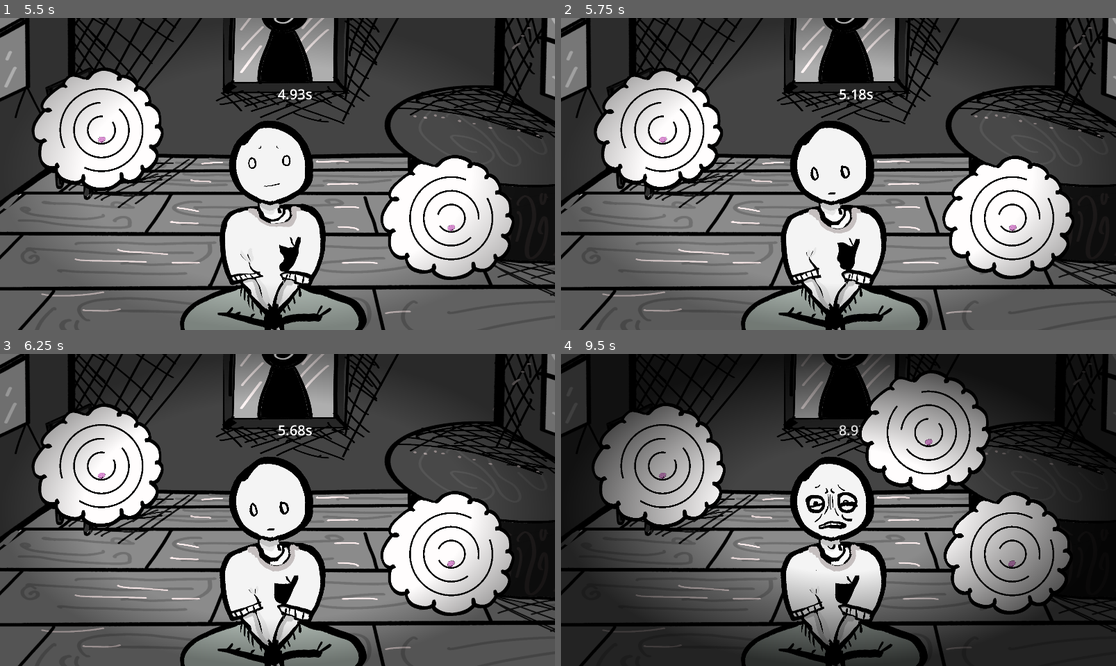
Above: before the commit, frames 1-4 (two rows, left to right).
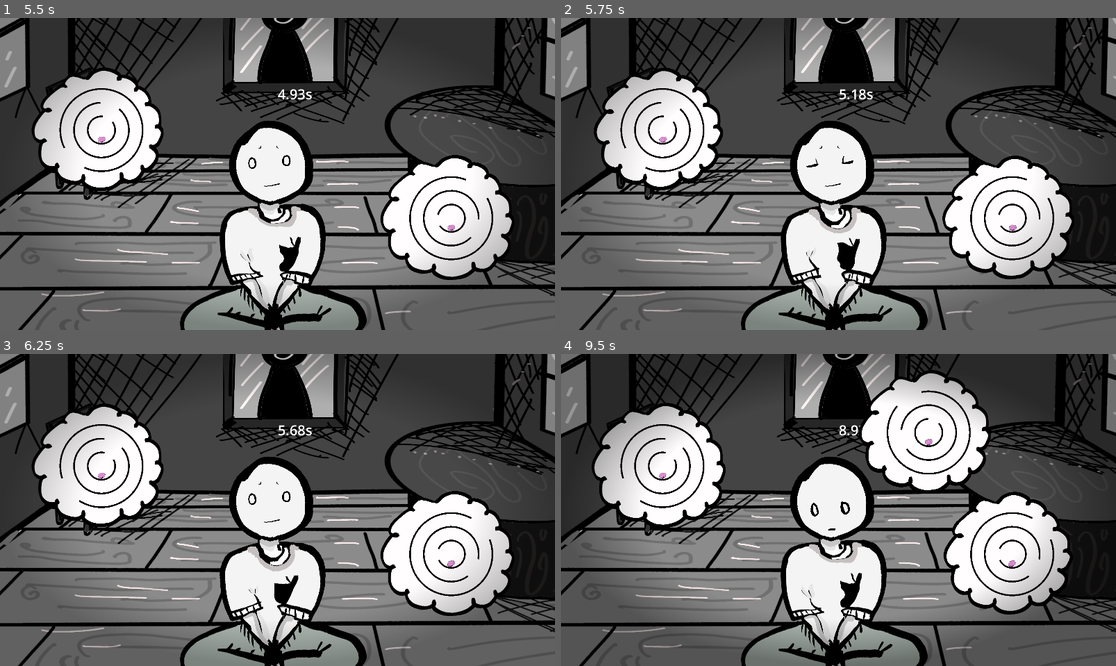
Above: after the commit, the same moments.

Repository: alilley96/gwj-097-imminent-doom
Game: Godot game, scene res://main/game.tscn
Same seed, same stepped clock (60 frames per second), same inputs: the game is played once before the commit and once after it.
Inputs (mouse positions are in pixels of both pictures, inside the frame that each line leads up to):
- Up to frame 1 (5.5 s): click "Play" at 0.5 s; move the mouse to (399, 158) at 1.27 s; hold Mouse wheel down (rotate_clockwise) 1.28-2.03 s; move the mouse to (166, 189) at 2.02 s; tap Mouse wheel up (rotate_counter_clockwise) at 2.1, 3.6, 5.1 s; move the mouse to (333, 105) at 2.77 s; hold Mouse wheel down (rotate_clockwise) 2.78-3.53 s; move the mouse to (249, 236) at 3.52 s; move the mouse to (444, 220) at 4.27 s; hold Mouse wheel down (rotate_clockwise) 4.28-5.03 s; move the mouse to (111, 127) at 5.02 s
- Up to frame 2 (5.75 s): no input
- Up to frame 3 (6.25 s): move the mouse to (305, 510) at 5.77 s; hold Mouse wheel down (rotate_clockwise) from 5.78 s (still down)
- Up to frame 4 (9.5 s): move the mouse to (755, 432) at 6.52 s; release Mouse wheel down (rotate_clockwise) at 6.53 s; tap Mouse wheel up (rotate_counter_clockwise) at 6.6, 8.1 s; move the mouse to (960, 494) at 7.27 s; hold Mouse wheel down (rotate_clockwise) 7.28-8.03 s; move the mouse to (727, 525) at 8.02 s; move the mouse to (894, 441) at 8.77 s; hold Mouse wheel down (rotate_clockwise) from 8.78 s (still down)

Frame 1 is identical in both runs. In frame 2, 0.1% of the frame differs, in the area x 44-53%, y 40-57%; in frame 3, 0.1%; in frame 4, 51%, in the area x 0-100%, y 0-100%.

Commit message:
some music transition tuning

Diff:
--- a/default_bus_layout.tres
+++ b/default_bus_layout.tres
@@ -11,5 +11,5 @@
 bus/2/solo = false
 bus/2/mute = false
 bus/2/bypass_fx = false
-bus/2/volume_db = -10.51852
+bus/2/volume_db = -5.625
 bus/2/send = &"Master"
--- a/main/game.tscn
+++ b/main/game.tscn
@@ -42,10 +42,11 @@
 initial_clip = 5
 _transitions = {
 Vector2i(-1, -1): {
-"fade_beats": 1.0,
+"fade_beats": 0.2,
 "fade_mode": 3,
 "from_time": 1,
-"to_time": 1
+"hold_previous": true,
+"to_time": 2
 }
 }
 
@@ -95,11 +96,13 @@
 metadata/_custom_type_script = "uid://0amdo28kdbaj"
 
 [node name="SfxAudioStreamPlayer" type="AudioStreamPlayer2D" parent="AudioController" unique_id=127838260]
+max_polyphony = 2
 bus = &"SFX"
 
 [node name="MusicAudioStreamPlayer" type="AudioStreamPlayer2D" parent="AudioController" unique_id=1341797300]
 stream = SubResource("AudioStreamInteractive_6gqxg")
 autoplay = true
+max_polyphony = 4
 bus = &"Music"
 
 [node name="SpiralController" type="Node" parent="." unique_id=264240810 node_paths=PackedStringArray("spiral_spawn_timer", "spiral_spawn_points")]
--- a/player/player.gd
+++ b/player/player.gd
@@ -44,11 +44,10 @@
 func tick() -> void:
 	for state in PlayerStates.STATES:
 		if _health < state.health_threshold:
-			if _current_state == state:
-				return
-
-			_current_state = state
-			state_changed.emit(state)
+			var next_state = state
+			if next_state != _current_state:
+				state_changed.emit(state)
+			_current_state = next_state
 			break
 
 	face_sprite.animation = _current_state.face_animation_name
--- a/spiral/spiral.gd
+++ b/spiral/spiral.gd
@@ -11,7 +11,7 @@
 @export var thought_bubble_sprite: AnimatedSprite2D
 @export var maze: SpiralMaze
 @export var ball: Node2D
-@export var damage_per_second: float = 5.0
+@export var damage_per_second: float = 2.0
 
 @export var health_regen: float = 10.0
 
